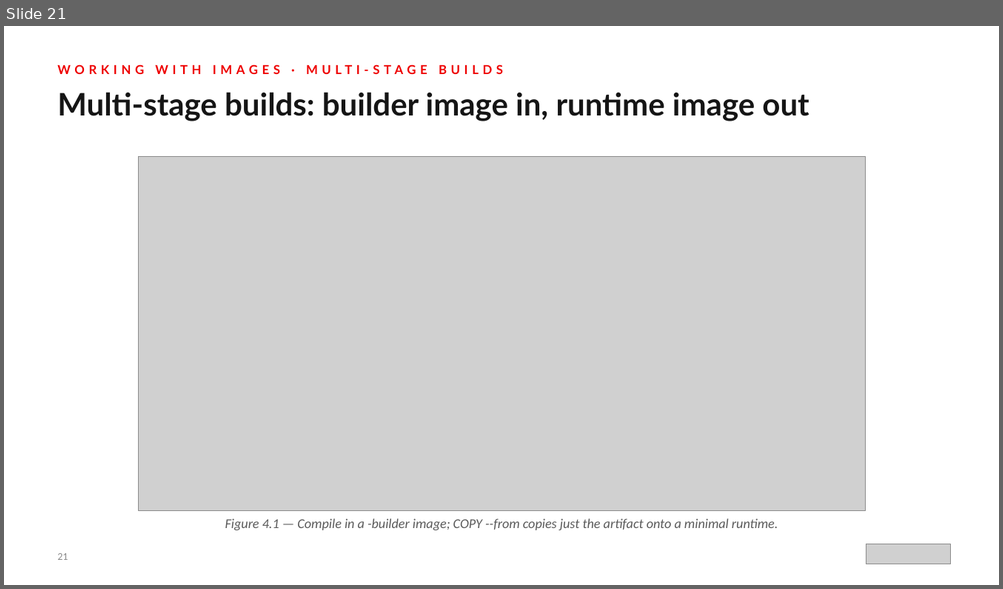
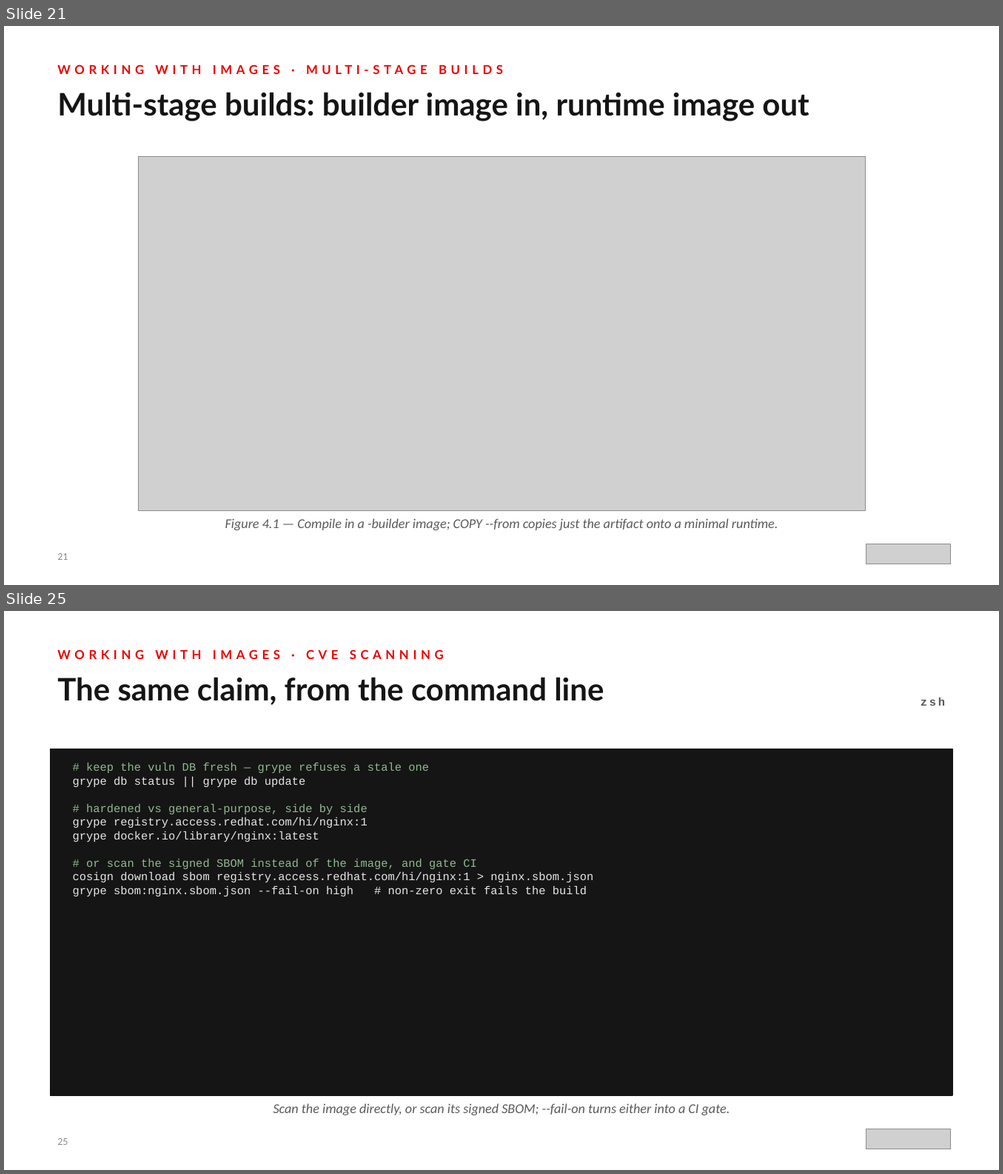
Before and after one commit to patterncatalyst/hummingbird-tutorial, a slide deck: presentations/hummingbird-overview.pptx. Shown one above the other, each under a label of ours: slide 21 before the commit, slides 21 and 25 after it; the slides between them are not shown. The pictures are 1003x589 and 1003x1174 pixels, drawn with LibreOffice and Linux fonts; fonts in the diff are those of the drawing; grey boxes stand for pictures. Boxes give left, top, right and bottom in pixels: in the first picture for what was removed or moved away, otherwise in the second. Text is boxed around its words. In the diff, an @@ line names an element or a change of style, - is before the commit and + after.

Commit message:
Deck r01.7; fix compose diagram; add Trusted Libraries figure to ch.13

```diff
--- a/presentations/hummingbird-overview.pptx
+++ b/presentations/hummingbird-overview.pptx
@@ slide 25 added at bbox=[4, 611, 999, 1170], background #FFFFFF @@
@@ text added at bbox=[57, 649, 444, 659], 12 pt, text #EE0000, bold @@
+WORKING WITH IMAGES · CVE SCANNING
@@ text added at bbox=[57, 677, 603, 705], 30 pt, text #151515, bold @@
+The same claim, from the command line
@@ text added at bbox=[920, 698, 945, 706], 11 pt, text #5A5A5A, bold @@
+zsh
@@ rectangle added at bbox=[51, 749, 952, 1096], fill #151515, outline #151515 1 pt @@
@@ text added at bbox=[73, 763, 593, 897], 11 pt, text #E6E6E6 @@
+# keep the vuln DB fresh — grype refuses a stale one
+grype db status || grype db update
+# hardened vs general-purpose, side by side
+grype registry.access.redhat.com/hi/nginx:1
+grype docker.io/library/nginx:latest
+# or scan the signed SBOM instead of the image, and gate CI
+cosign download sbom registry.access.redhat.com/hi/nginx:1 > nginx.sbom.json
+grype sbom:nginx.sbom.json --fail-on high # non-zero exit fails the build
@@ text added at bbox=[273, 1104, 730, 1116], 13 pt, text #5A5A5A, italic @@
+Scan the image directly, or scan its signed SBOM; --fail-on turns either into a CI gate.
@@ text added at bbox=[57, 1139, 68, 1145], 10 pt, text #8A8A8A @@
+25
@@ picture added at bbox=[866, 1130, 950, 1150] @@
```
Also in this commit, not shown: 18 slides changed, 2 other slides added, 8 other files.
